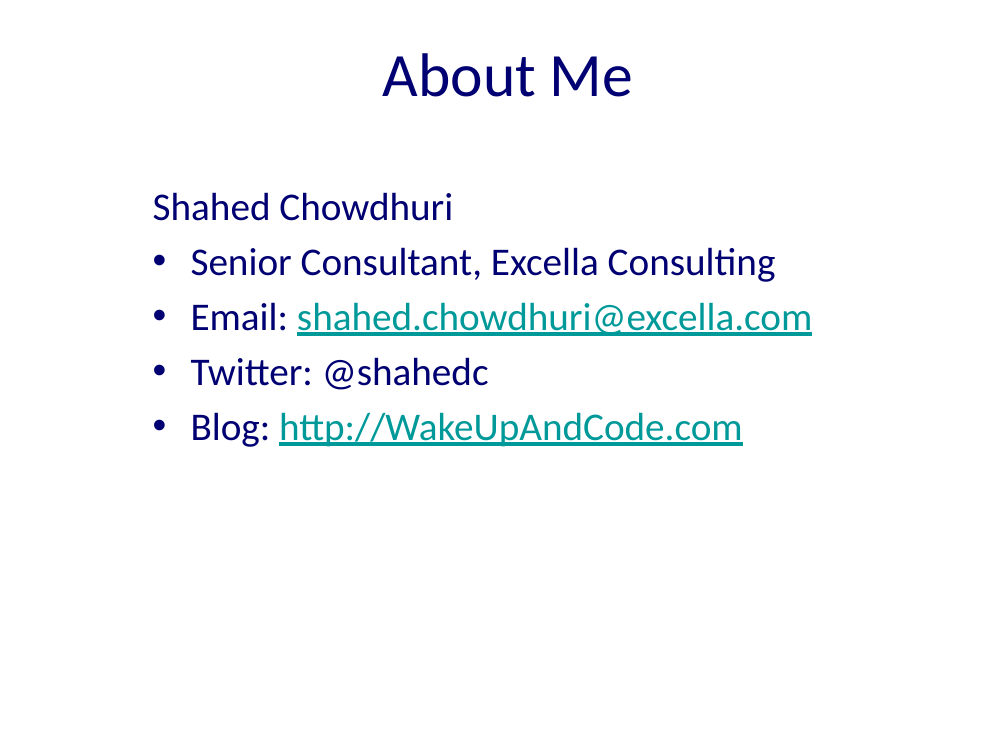
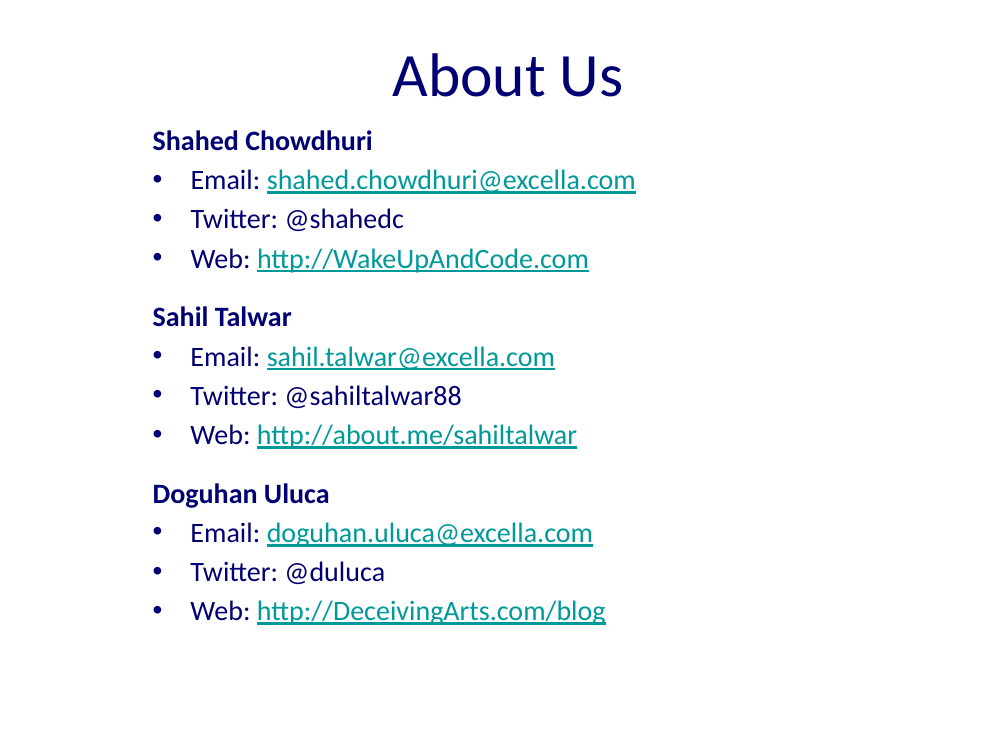
Before and after one commit to excellalabs/ExcellaLean, a slide deck: slide 21 of _presentations/CodeFirstMigrations.pptx (slide 14 before the commit). Drawn at 1008x756 pixels with LibreOffice and Linux fonts; fonts in the diff are those of the drawing; background and template pictures are left out. Boxes give left, top, right and bottom in pixels: in the first picture for what was removed or moved away, otherwise in the second. Text is boxed around its words. In the diff, an @@ line names an element or a change of style, - is before the commit and + after.

```diff
--- a/_presentations/CodeFirstMigrations.pptx
+++ b/_presentations/CodeFirstMigrations.pptx
@@ title at [393, 53, 624, 97]: text changed @@
-About Me
+About Us
@@ text "Shahed Chowdhuri": place and size @@
-text "Shahed Chowdhuri" at [153, 192, 812, 447]
+text "Shahed Chowdhuri" at [153, 130, 636, 273]
@@ text at [153, 130, 636, 231]: size 28 to 20 pt in "Shahed Chowdhuri", "Email: shahed.chowdhuri@excella.com", "Twitter: @shahedc"; bold on in "Shahed Chowdhuri"; less space between paragraphs @@
@@ text at [191, 247, 776, 282]: paragraph removed @@
-• Senior Consultant, Excella Consulting
@@ text at [191, 248, 589, 273]: text changed; size 28 to 20 pt @@
-• Blog: http://WakeUpAndCode.com
+• Web: http://WakeUpAndCode.com
@@ text added at [153, 306, 577, 449], 20 pt, text #009999, underline @@
+Sahil Talwar
+• Email: sahil.talwar@excella.com
+• Twitter: @sahiltalwar88
+• Web: http://about.me/sahiltalwar
@@ text added at [153, 483, 606, 625], 20 pt, text #009999, underline @@
+Doguhan Uluca
+• Email: doguhan.uluca@excella.com
+• Twitter: @duluca
+• Web: http://DeceivingArts.com/blog
```
Also in this commit, not shown: 9 slides added, 1 slide removed.
